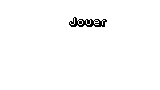
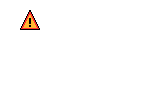
Layer changes from the first 160×90 image to the second:
added layer "Jouer #2" above "Jouer #1" over [20, 10, 40, 30]
hid "Jouer #1" over [69, 17, 107, 27]
